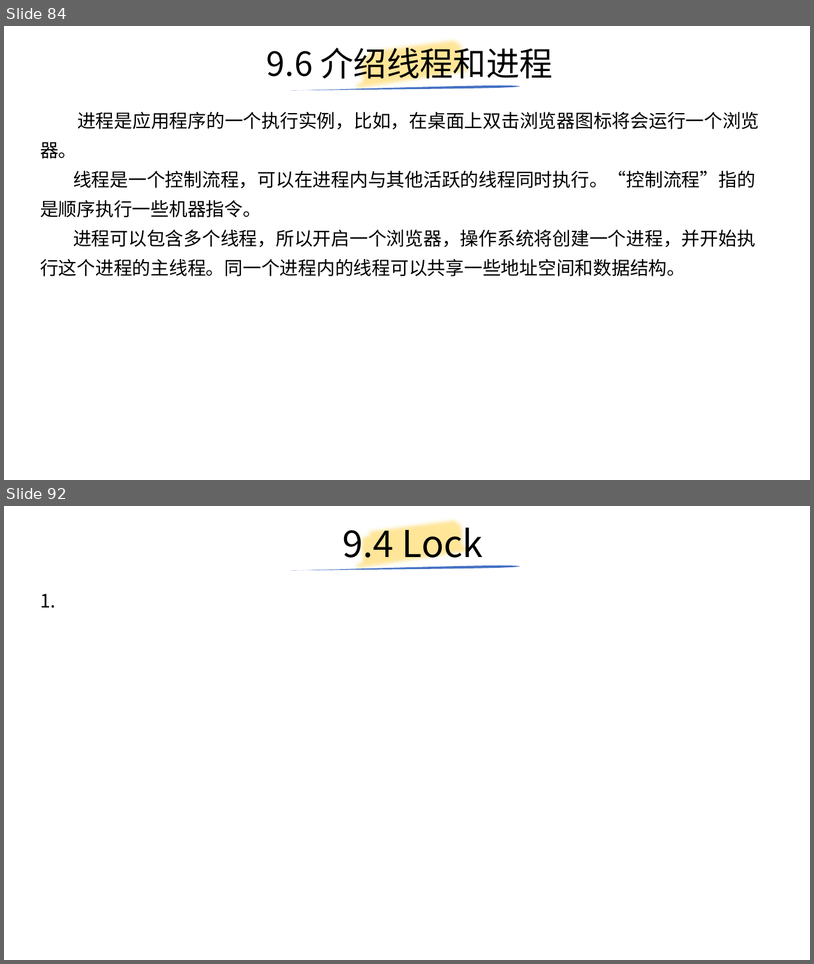
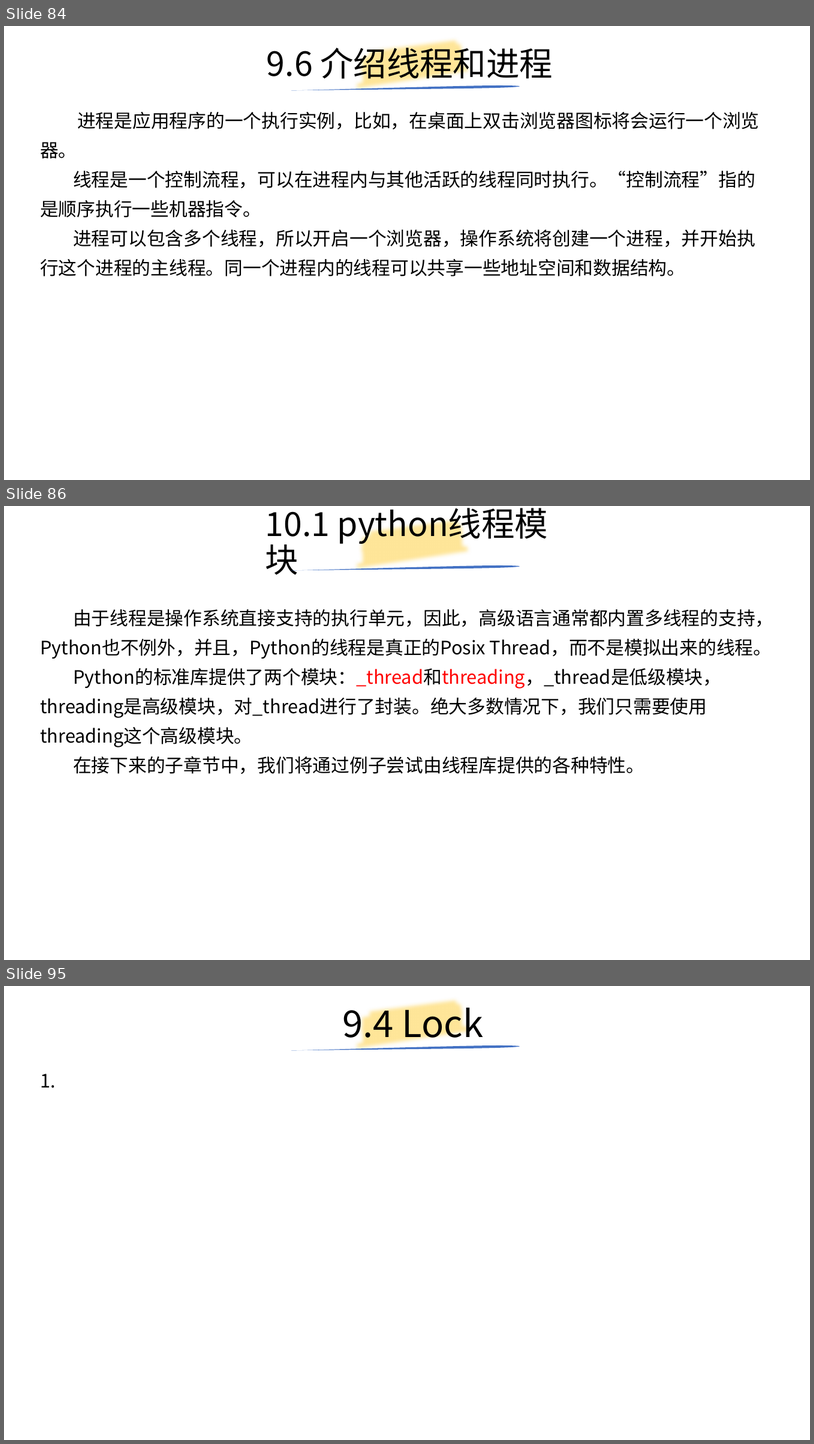
Before and after one commit to yiwenliu/CorePython, a slide deck: PPT/CorePython.pptx. Shown one above the other, each under a label of ours: slides 84 and 92 before the commit, slides 84, 86 and 95 after it; the slides between them are not shown. The pictures are 814x964 and 814x1444 pixels, drawn with LibreOffice and Linux fonts; fonts in the diff are those of the drawing. Boxes give left, top, right and bottom in pixels: in the first picture for what was removed or moved away, otherwise in the second. Text is boxed around its words. In the diff, an @@ line names an element or a change of style, - is before the commit and + after.

```diff
--- a/PPT/CorePython.pptx
+++ b/PPT/CorePython.pptx
@@ slide 86 added at [4,506,810,960], background #FFFFFF @@
@@ title added at [266,511,330,537], 39.6 pt, text #000000 @@
+10.1 python线程模块
@@ freeform shape added at [353,506,476,586], outline #FFE699 16 pt @@
@@ freeform shape added at [291,565,520,570], fill #4472C4 @@
@@ text added at [40,609,774,774], 22 pt, text #000000 @@
+由于线程是操作系统直接支持的执行单元，因此，高级语言通常都内置多线程的支持，Python也不例外，并且，Python的线程是真正的Posix Thread，而不是模拟出来的线程。
+Python的标准库提供了两个模块：_thread和threading，_thread是低级模块，threading是高级模块，对_thread进行了封装。绝大多数情况下，我们只需要使用threading这个高级模块。
+在接下来的子章节中，我们将通过例子尝试由线程库提供的各种特性。
@@ what was slide 92 is now slide 95 @@
```
Also in this commit, not shown: 2 slides changed, 8 other slides added, 3 slides removed, 8 other files.
